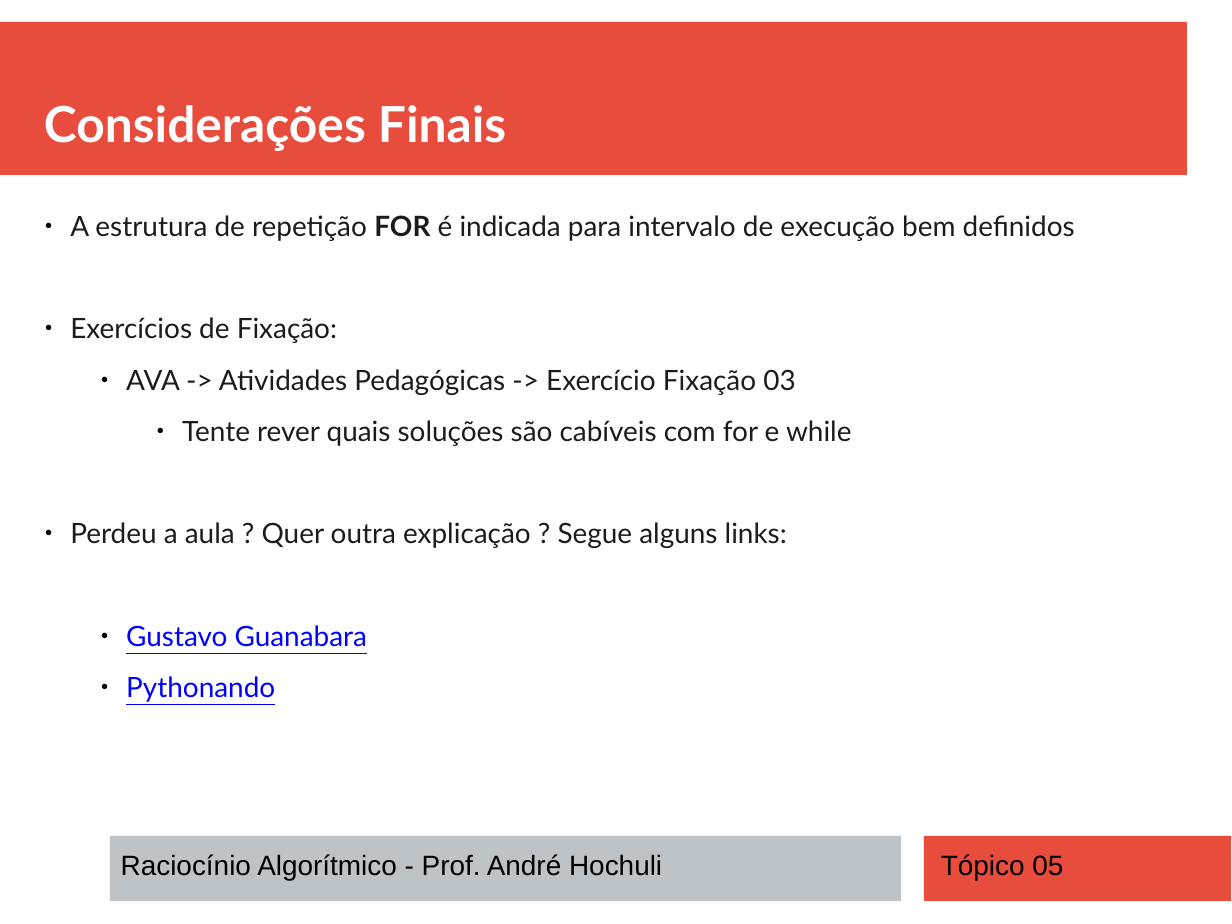
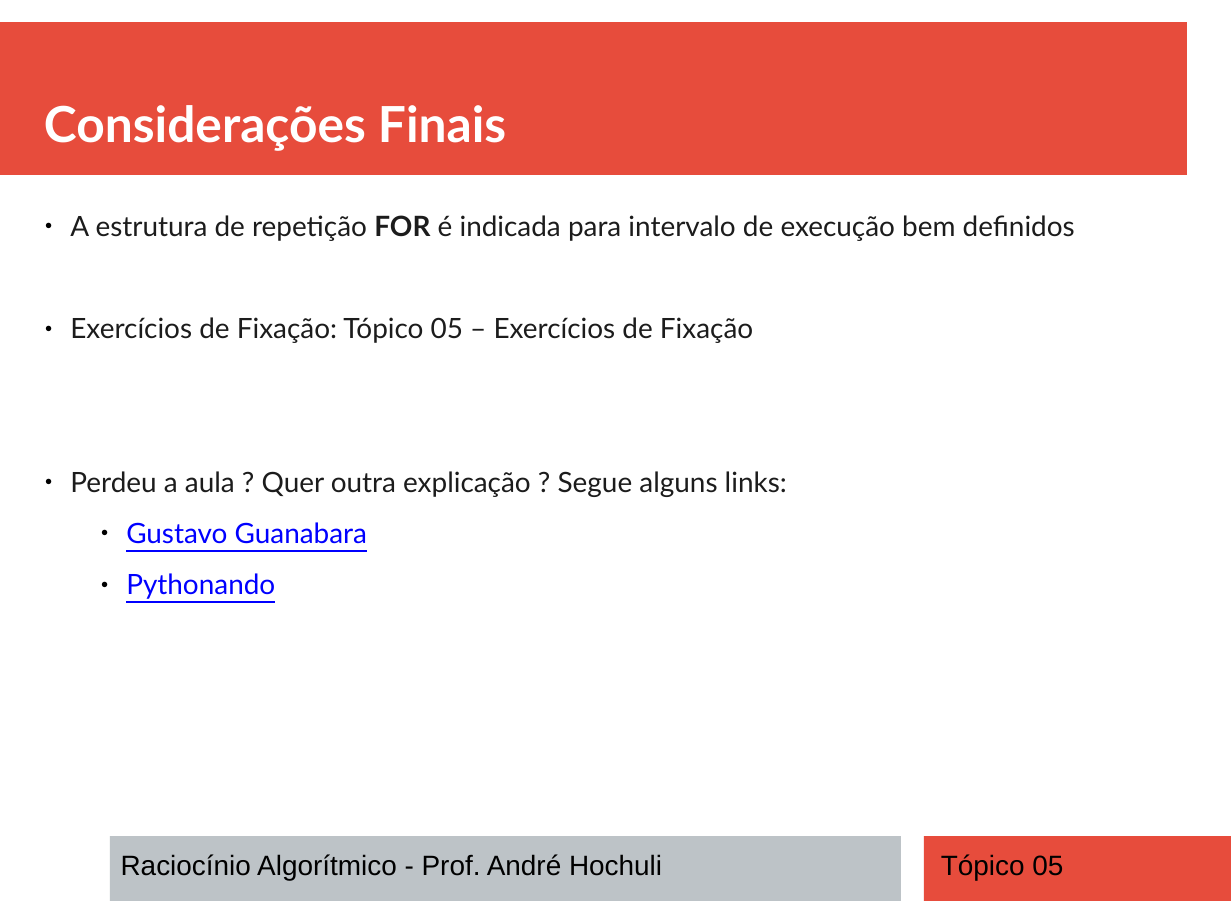
Before and after one commit to andrehochuli/teaching, a slide deck: slide 14 of RaciocinioAlgoritmico/Tópico 05 - Estruturas de Repetição (FOR)/Tópico 05 - Estruturas de Repetição (FOR).pptx (slide 13 before the commit). Drawn at 1232x924 pixels with LibreOffice and Linux fonts; fonts in the diff are those of the drawing. Boxes give left, top, right and bottom in pixels: in the first picture for what was removed or moved away, otherwise in the second. Text is boxed around its words. In the diff, an @@ line names an element or a change of style, - is before the commit and + after.

```diff
--- a/RaciocinioAlgoritmico/Tópico 05 - Estruturas de Repetição (FOR)/Tópico 05 - Estruturas de Repetição (FOR).pptx
+++ b/RaciocinioAlgoritmico/Tópico 05 - Estruturas de Repetição (FOR)/Tópico 05 - Estruturas de Repetição (FOR).pptx
@@ text at [70, 317, 753, 343]: text changed @@
-● Exercícios de Fixação:
-  ● AVA -> Atividades Pedagógicas -> Exercício Fixação 03
-    ● Tente rever quais soluções são cabíveis com for e while
+● Exercícios de Fixação: Tópico 05 – Exercícios de Fixação
```
Also in this commit, not shown: 3 other slides changed, 1 slide added, 5 other files.
